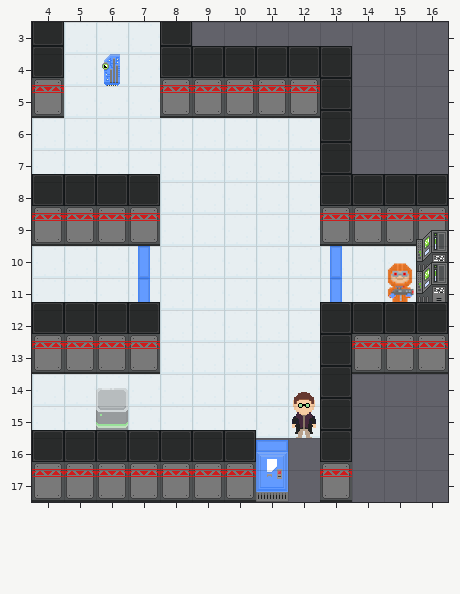
Tiled map: Undetected/core/assets/levels/boxLaserTutorial.tmx. Above: the version before the commit.
Cells are 32x32 px. Shown: x 4..16, y 3..17.
Once edited:
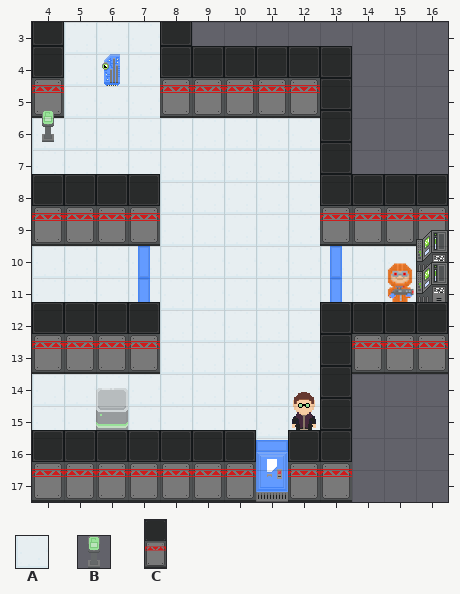
Key: from "FloorTile": A 0; from "switchfront": B 0; from "walls": C 3.
_ is an empty cell, . an unchanged one.
Objects are placed by their top-left corner, in cells (3,4 is the top-left corner of cell 3,4); size is 1x1 cell unless given.
Difference:
--- layer "Tile Layer 1"
@@ x 11..12 @@
-16 __
+16 AA
--- layer "Object Layer 1"
+B "switch" at 4,6
+C "horizontal" at 12,15.8 size 1x2.2
Changed places in both pictures, as pixel boxes (x1, y1, x2, y2):
added: (42, 118, 54, 142)
added: (256, 430, 320, 502)
